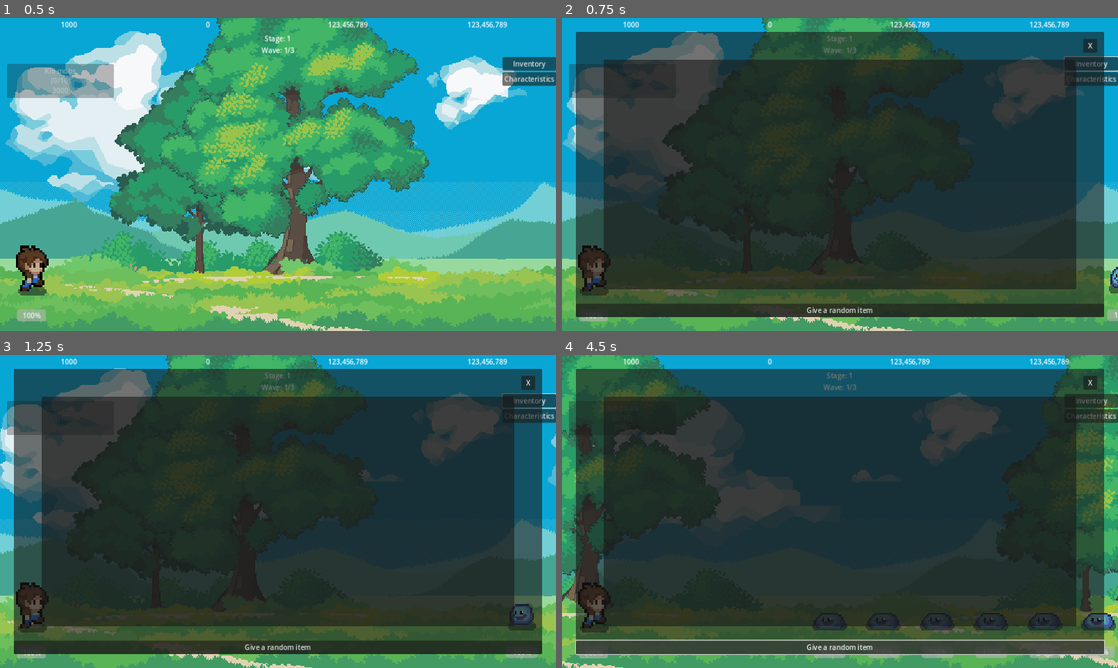
Above: before the commit, frames 1-4 (two rows, left to right).
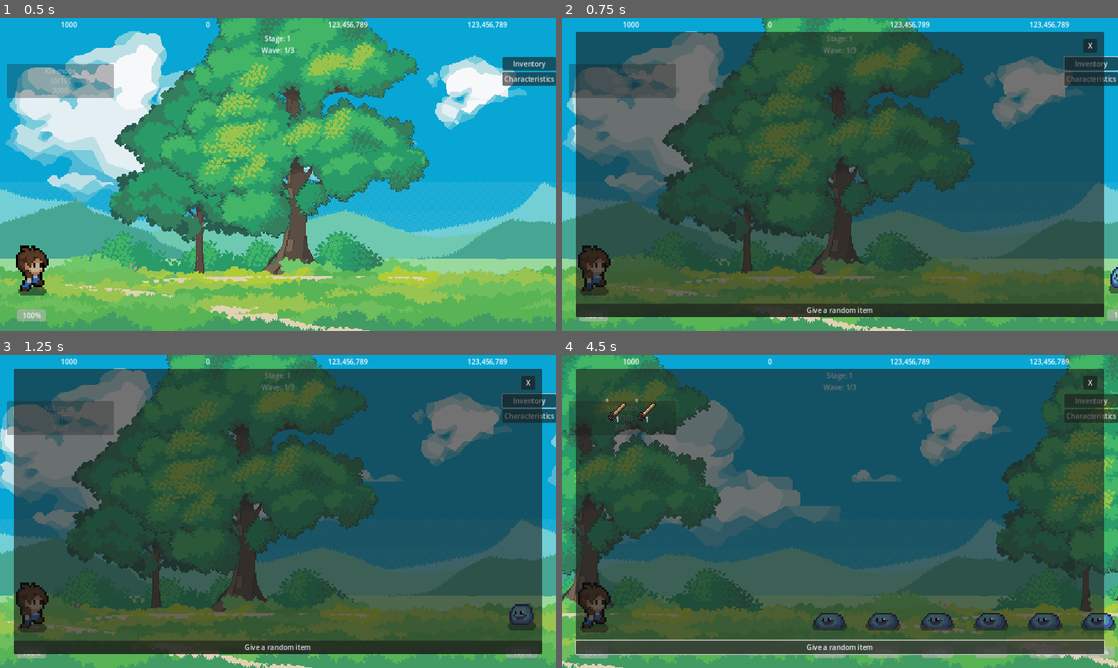
Above: after the commit, the same moments.

Repository: LSDAF/lsdaf_client
Game: Godot game, scene res://elements/main/main.tscn
Same seed, same stepped clock (60 frames per second), same inputs: the game is played once before the commit and once after it.
Inputs:
- Up to frame 1 (0.5 s): no input
- Up to frame 2 (0.75 s): click "Inventory" at 0.5 s
- Up to frame 3 (1.25 s): no input
- Up to frame 4 (4.5 s): click "Give a random item" at 1.25 s; click "Characteristics" at 2 s; click "Inventory" at 2.75 s; click "Characteristics" at 3.5 s; click "Give a random item" at 4.25 s

Frame 1 is identical in both runs. In frame 2, 59% of the frame differs, in the area x 7-93%, y 13-87%; in frame 3, 59%; in frame 4, 60%.

Commit message:
feat: implemented base of items

Diff:
--- a/autoload/data/inventory/inventory.gd
+++ b/autoload/data/inventory/inventory.gd
@@ -1 +1,3 @@
-var items: Array[Item]
+extends Node
+
+var items: Array[Item] = []
--- /dev/null
+++ b/autoload/services/items/items_service.gd
@@ -0,0 +1,99 @@
+extends Node
+
+@export var item_stats_pools: ItemStatsPools
+@export var item_pools: ItemPools
+
+func create_item(item_type: ItemType.ItemType, item_rarity: ItemRarity.ItemRarity) -> Item:
+	print('|__________________________CREATING ITEM__________________________|')
+	print(' - Type ', item_type)
+	print(' - Rarity ', item_rarity)
+	var item := Item.new()
+
+	# Fixed
+	item.level = 1
+
+	# From constructor
+	item.type = item_type
+	item.rarity = item_rarity
+
+	# Depend on constructor
+	var item_stats_pool := _get_stats_pool_from_pools(item_type, item_rarity)
+	item.main_stat = _get_main_stat(item_stats_pool)
+	item.additional_stats = _get_additionnal_stats(item_stats_pool)
+
+	var item_blueprint: ItemBlueprint = _get_blueprint_from_pools(item_type, item_rarity)
+	item.name = item_blueprint.name
+	item.texture = item_blueprint.texture
+
+	print(' - Name ', item.name)
+
+	return item
+
+func create_random_item() -> Item:
+	var item_type: ItemType.ItemType = ItemType.ItemType.values().pick_random()
+	var item_rarity: ItemRarity.ItemRarity = ItemRarity.ItemRarity.values().pick_random()
+
+	return create_item(item_type, item_rarity)
+
+func loot_random_item() -> void:
+	var new_item := create_random_item()
+	Inventory.items.push_back(new_item)
+
+func _get_additionnal_stats(item_stats_pool: ItemStatsPool) -> Array[ItemStat]:
+	var item_additionnal_stats_blueprints: Array[ItemStatBlueprint] = []
+	var potential_stats_blueprints := item_stats_pool.potential_stats
+	potential_stats_blueprints.shuffle()
+	item_additionnal_stats_blueprints = potential_stats_blueprints.slice(0, 4)
+
+	var item_additionnal_stats: Array[ItemStat] = []
+	for item_additionnal_stats_blueprint in item_additionnal_stats_blueprints:
+		var item_additionnal_stat: ItemStat = _roll_stat_value(item_additionnal_stats_blueprint)
+
+		item_additionnal_stats.push_back(item_additionnal_stat)
+
+	return item_additionnal_stats
+
+
+func _get_main_stat(item_stats_pool: ItemStatsPool) -> ItemStat:
+	return _roll_stat_value(item_stats_pool.main_stat)
+
+func _get_blueprint_from_pools(item_type: ItemType.ItemType, item_rarity: ItemRarity.ItemRarity) -> ItemBlueprint:
+	match(item_type):
+		ItemType.ItemType.SWORD:
+			match(item_rarity):
+				ItemRarity.ItemRarity.NORMAL:
+					return item_pools.swords.normal.pick_random()
+
+	# WIP
+	print("> for [Type ", item_type, "] ", "of [Rarity ", item_rarity, "] blueprint pool not found")
+	return item_pools.swords.normal[0]
+
+func _get_stats_pool_from_pools(item_type: ItemType.ItemType, item_rarity: ItemRarity.ItemRarity) -> ItemStatsPool:
+	match(item_type):
+		ItemType.ItemType.SWORD:
+			match(item_rarity):
+				ItemRarity.ItemRarity.NORMAL:
+					return item_stats_pools.sword_normal
+
+	# WIP
+	print("> for [Type ", item_type, "] ", "of [Rarity ", item_rarity, "] stats pool not found")
+	return item_stats_pools.sword_normal
+
+func _roll_stat_value(item_stat_blueprint: ItemStatBlueprint) -> ItemStat:
+	var item_stat := ItemStat.new()
+
+	item_stat.statistic = item_stat_blueprint.statistic
+
+	var item_stat_base_value := 0.0
+
+	var base_value_dice_roll := randf()
+	var base_value_range := item_stat_blueprint.base_value_max - item_stat_blueprint.base_value_min
+	var base_value_num_step := base_value_range / item_stat_blueprint.base_value_step
+
+	var base_value_rolled_steps := ceili(base_value_dice_roll / base_value_num_step)
+	item_stat_base_value = item_stat_blueprint.base_value_min + base_value_rolled_steps * item_stat_blueprint.base_value_step
+
+	# Security, useless ?
+	item_stat.base_value = clamp(item_stat_base_value, item_stat_blueprint.base_value_min, item_stat_blueprint.base_value_max)
+
+	return item_stat
--- /dev/null
+++ b/autoload/services/items/items_service.tscn
@@ -0,0 +1,10 @@
+[gd_scene load_steps=4 format=3 uid="uid://crtcxygwiuiwu"]
+
+[ext_resource type="Script" path="res://autoload/services/items/items_service.gd" id="1_bajhc"]
+[ext_resource type="Resource" uid="uid://cbc6td0mylmks" path="res://resources/items/blueprints/stats/pools/item_stats_pools.tres" id="2_qs1ys"]
+[ext_resource type="Resource" uid="uid://bpf8eg5y2yd34" path="res://resources/items/item_type_pools/item_pools.tres" id="3_hqlc4"]
+
+[node name="ItemsService" type="Node"]
+script = ExtResource("1_bajhc")
+item_stats_pools = ExtResource("2_qs1ys")
+item_pools = ExtResource("3_hqlc4")
--- a/elements/hud/inventory_menu/inventory_item/inventory_item.gd
+++ b/elements/hud/inventory_menu/inventory_item/inventory_item.gd
@@ -2,15 +2,23 @@
 
 class_name InventoryItem
 
-func _init(level: int, rarity: ItemRarity.ItemRarity, texture: Texture2D) -> void:
-	%ItemTextureRect.texture = texture
-	%ItemLevelLabel.text = str(level)
-	%ItemRarityLabel.text = str(rarity)
+var _level: int
+var _rarity: ItemRarity.ItemRarity
+var _texture: Texture2D
+
+# See https://www.reddit.com/r/godot/comments/13pm5o5/instantiating_a_scene_with_constructor_parameters/
+func with_data(level: int, rarity: ItemRarity.ItemRarity, texture: Texture2D) -> InventoryItem:
+	_level = level
+	_rarity = rarity
+	_texture = texture
+
+	return self
 
 # Called when the node enters the scene tree for the first time.
 func _ready() -> void:
-	pass # Replace with function body.
-
+	%ItemTextureRect.texture = _texture
+	%ItemLevelLabel.text = str(_level)
+	%ItemRarityLabel.text = str(_rarity)
 
 # Called every frame. 'delta' is the elapsed time since the previous frame.
 func _process(delta: float) -> void:
--- a/elements/hud/inventory_menu/inventory_item/inventory_item.tscn
+++ b/elements/hud/inventory_menu/inventory_item/inventory_item.tscn
@@ -8,6 +8,7 @@
 region = Rect2(0, 0, 32, 32)
 
 [node name="InventoryItem" type="Control"]
+custom_minimum_size = Vector2(64, 64)
 layout_mode = 3
 anchors_preset = 15
 anchor_right = 1.0
--- a/elements/hud/inventory_menu/inventory_menu.gd
+++ b/elements/hud/inventory_menu/inventory_menu.gd
@@ -1,30 +1,39 @@
 extends Control
 
 @export var item_scene: PackedScene
+var _current_item_scenes: Array[InventoryItem]
 
 # Called when the node enters the scene tree for the first time.
 func _ready() -> void:
-	pass
+	update_inventory()
 
 
 # Called every frame. 'delta' is the elapsed time since the previous frame.
 func _process(delta: float) -> void:
 	pass
 
+func get_inventory_items_scenes() -> Array[InventoryItem]:
+	var inventory_items: Array[InventoryItem] = []
+
+	for item in Inventory.items:
+		var new_item_scene: InventoryItem = item_scene.instantiate().with_data(item.level, item.rarity, item.texture)
+		inventory_items.push_back(new_item_scene)
+
+	return inventory_items
+
+func update_inventory() -> void:
+	for scene in _current_item_scenes:
+		scene.queue_free()
+
+	_current_item_scenes = get_inventory_items_scenes()
+
+	for scene in _current_item_scenes:
+		%InventoryGridContainer.add_child(scene)
 
 func _on_close_button_pressed() -> void:
 	queue_free()
 
-func fetch_inventory_items_scenes() -> Array[InventoryItem]:
-	var inventory_items: Array[InventoryItem] = []
-
-	for item in Inventory.items:
-		var new_item_scene := item_scene.instantiate()
-		inventory_items.push_back(new_item_scene)
-
-	return inventory_items
-
 
 func _on_give_random_button_pressed() -> void:
-	# TODO
-	pass # Replace with function body.
+	ItemsService.loot_random_item()
+	update_inventory()
--- a/elements/hud/inventory_menu/inventory_menu.tscn
+++ b/elements/hud/inventory_menu/inventory_menu.tscn
@@ -1,6 +1,7 @@
-[gd_scene load_steps=2 format=3 uid="uid://du1yiy20l36da"]
+[gd_scene load_steps=3 format=3 uid="uid://du1yiy20l36da"]
 
 [ext_resource type="Script" path="res://elements/hud/inventory_menu/inventory_menu.gd" id="1_5bvax"]
+[ext_resource type="PackedScene" uid="uid://b2arfnoe585sm" path="res://elements/hud/inventory_menu/inventory_item/inventory_item.tscn" id="2_d5uob"]
 
 [node name="InventoryMenu" type="Control"]
 layout_mode = 3
@@ -10,6 +11,7 @@
 grow_horizontal = 2
 grow_vertical = 2
 script = ExtResource("1_5bvax")
+item_scene = ExtResource("2_d5uob")
 
 [node name="MarginContainer" type="MarginContainer" parent="."]
 layout_mode = 1
@@ -39,9 +41,10 @@
 theme_override_constants/margin_bottom = 64
 metadata/_edit_group_ = true
 
-[node name="InventoryItemList" type="ItemList" parent="MarginContainer/Panel/MarginContainer"]
+[node name="InventoryGridContainer" type="GridContainer" parent="MarginContainer/Panel/MarginContainer"]
 unique_name_in_owner = true
 layout_mode = 2
+columns = 16
 
 [node name="CloseButton" type="Button" parent="MarginContainer/Panel"]
 unique_name_in_owner = true
--- a/models/items/item_blueprint/item_blueprints.gd
+++ /dev/null
@@ -1,10 +0,0 @@
-extends Resource
-
-class_name ItemBlueprints
-
-@export var boots: Array[ItemBlueprint]
-@export var chestplates: Array[ItemBlueprint]
-@export var gloves: Array[ItemBlueprint]
-@export var helmets: Array[ItemBlueprint]
-@export var shields: Array[ItemBlueprint]
-@export var swords: Array[ItemBlueprint]
--- /dev/null
+++ b/models/items/item_blueprint/pools/item_pool.gd
@@ -0,0 +1,6 @@
+extends Resource
+
+class_name ItemPool
+
+@export var normal: Array[ItemBlueprint]
+@export var rare: Array[ItemBlueprint]
--- /dev/null
+++ b/models/items/item_blueprint/pools/item_pools.gd
@@ -0,0 +1,6 @@
+extends Resource
+
+class_name ItemPools
+
+@export var chestplates: ItemPool
+@export var swords: ItemPool
--- a/models/items/item_blueprint/stats/pools/item_stats_pool.gd
+++ b/models/items/item_blueprint/stats/pools/item_stats_pool.gd
@@ -2,4 +2,5 @@
 
 class_name ItemStatsPool
 
+@export var main_stat: ItemStatBlueprint
 @export var potential_stats: Array[ItemStatBlueprint]
--- a/project.godot
+++ b/project.godot
@@ -22,6 +22,7 @@
 Characteristics="*res://autoload/data/characteristics/characteristics.tscn"
 Difficulty="*res://autoload/data/difficulty/difficulty.tscn"
 CurrentQuest="*res://autoload/data/quests/current_quest.tscn"
+ItemsService="*res://autoload/services/items/items_service.tscn"
 Inventory="*res://autoload/data/inventory/inventory.gd"
 
 [debug]
--- a/resources/items/blueprints/blueprints/normal_sword_1.tres
+++ b/resources/items/blueprints/blueprints/normal_sword_1.tres
@@ -1,7 +1,12 @@
-[gd_resource type="Resource" script_class="ItemBlueprint" load_steps=3 format=3 uid="uid://bc7kwmobqerc"]
+[gd_resource type="Resource" script_class="ItemBlueprint" load_steps=5 format=3 uid="uid://bc7kwmobqerc"]
 
 [ext_resource type="Resource" uid="uid://kpye4nvbsorv" path="res://resources/items/blueprints/stats/attack_add.tres" id="1_rsj4y"]
 [ext_resource type="Script" path="res://models/items/item_blueprint/item_blueprint.gd" id="2_dkkfm"]
+[ext_resource type="Texture2D" uid="uid://cfaljyycvagbd" path="res://asset/items/32x32_PixelWeapons_Premium.png" id="3_xkkyj"]
+
+[sub_resource type="AtlasTexture" id="AtlasTexture_o134b"]
+atlas = ExtResource("3_xkkyj")
+region = Rect2(0, 0, 32, 32)
 
 [resource]
 script = ExtResource("2_dkkfm")
@@ -10,3 +15,4 @@
 level = 0
 type = 0
 name = "Normal 1"
+texture = SubResource("AtlasTexture_o134b")
--- a/resources/items/blueprints/blueprints/normal_sword_2.tres
+++ b/resources/items/blueprints/blueprints/normal_sword_2.tres
@@ -1,7 +1,12 @@
-[gd_resource type="Resource" script_class="ItemBlueprint" load_steps=3 format=3 uid="uid://bwkxuy7k5og4q"]
+[gd_resource type="Resource" script_class="ItemBlueprint" load_steps=5 format=3 uid="uid://bwkxuy7k5og4q"]
 
 [ext_resource type="Resource" uid="uid://kpye4nvbsorv" path="res://resources/items/blueprints/stats/attack_add.tres" id="1_ihyvt"]
 [ext_resource type="Script" path="res://models/items/item_blueprint/item_blueprint.gd" id="2_wnq25"]
+[ext_resource type="Texture2D" uid="uid://cfaljyycvagbd" path="res://asset/items/32x32_PixelWeapons_Premium.png" id="3_6tli3"]
+
+[sub_resource type="AtlasTexture" id="AtlasTexture_an83e"]
+atlas = ExtResource("3_6tli3")
+region = Rect2(96, 0, 32, 32)
 
 [resource]
 script = ExtResource("2_wnq25")
@@ -10,3 +15,4 @@
 level = 0
 type = 0
 name = "Normal 2"
+texture = SubResource("AtlasTexture_an83e")
--- a/resources/items/blueprints/stats/pools/sword/sword_normal_pool.tres
+++ b/resources/items/blueprints/stats/pools/sword/sword_normal_pool.tres
@@ -7,4 +7,5 @@
 
 [resource]
 script = ExtResource("4_f6iek")
+main_stat = ExtResource("2_mh4vg")
 potential_stats = Array[ExtResource("1_m8qb4")]([ExtResource("2_mh4vg"), ExtResource("3_fi1ga")])
--- /dev/null
+++ b/resources/items/item_type_pools/item_pools.tres
@@ -0,0 +1,8 @@
+[gd_resource type="Resource" script_class="ItemPools" load_steps=3 format=3 uid="uid://bpf8eg5y2yd34"]
+
+[ext_resource type="Script" path="res://models/items/item_blueprint/pools/item_pools.gd" id="1_bqujo"]
+[ext_resource type="Resource" uid="uid://d22pht4qhcjmn" path="res://resources/items/item_type_pools/pools/swords.tres" id="2_07fw2"]
+
+[resource]
+script = ExtResource("1_bqujo")
+swords = ExtResource("2_07fw2")
--- /dev/null
+++ b/resources/items/item_type_pools/pools/swords.tres
@@ -0,0 +1,11 @@
+[gd_resource type="Resource" script_class="ItemPool" load_steps=5 format=3 uid="uid://d22pht4qhcjmn"]
+
+[ext_resource type="Script" path="res://models/items/item_blueprint/item_blueprint.gd" id="1_pf6aa"]
+[ext_resource type="Resource" uid="uid://bc7kwmobqerc" path="res://resources/items/blueprints/blueprints/normal_sword_1.tres" id="2_whflr"]
+[ext_resource type="Script" path="res://models/items/item_blueprint/pools/item_pool.gd" id="2_wq71j"]
+[ext_resource type="Resource" uid="uid://bwkxuy7k5og4q" path="res://resources/items/blueprints/blueprints/normal_sword_2.tres" id="3_lnaxd"]
+
+[resource]
+script = ExtResource("2_wq71j")
+normal = Array[ExtResource("1_pf6aa")]([ExtResource("2_whflr"), ExtResource("3_lnaxd")])
+rare = Array[ExtResource("1_pf6aa")]([])
